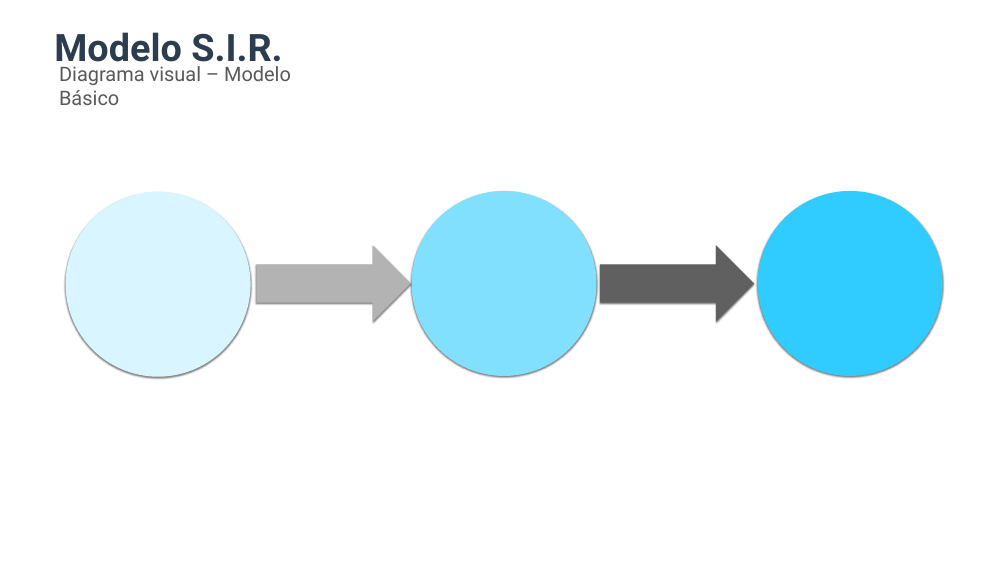
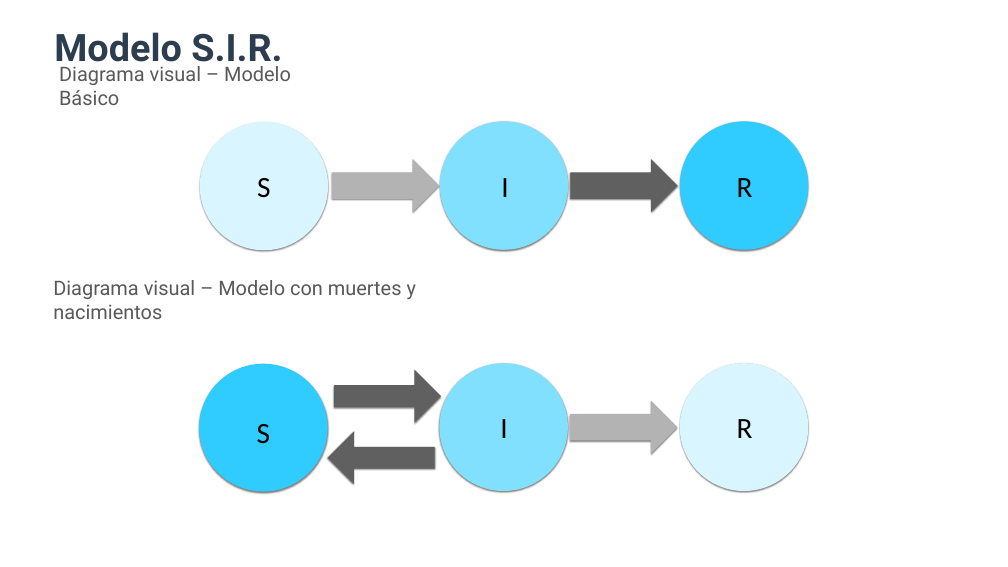
Before and after one commit to fbellidopazos/covidSIRAnalysis, a slide deck: slide 5 of PowerPoint/Presetacion - copia.pptx. Drawn at 1008x567 pixels with LibreOffice and Linux fonts; fonts in the diff are those of the drawing. Boxes give left, top, right and bottom in pixels: in the first picture for what was removed or moved away, otherwise in the second. Text is boxed around its words. In the diff, an @@ line names an element or a change of style, - is before the commit and + after.

```diff
--- a/PowerPoint/Presetacion - copia.pptx
+++ b/PowerPoint/Presetacion - copia.pptx
@@ ellipse: place and size @@
-ellipse at [66,192,251,376]
+ellipse at [200,122,328,251]
@@ ellipse: place and size @@
-ellipse at [412,191,596,376]
+ellipse at [440,121,568,250]
@@ ellipse: place and size @@
-ellipse at [757,191,942,376]
+ellipse at [680,121,808,250]
@@ text added at [257,178,270,198], 56 pt, text #000000 @@
+S
@@ right arrow: place and size @@
-right arrow at [256,245,410,322]
+right arrow at [332,159,439,212]
@@ text added at [501,178,508,197], 56 pt, text #000000 @@
+I
@@ right arrow: place and size @@
-right arrow at [600,245,754,322]
+right arrow at [570,159,677,212]
@@ text added at [737,178,753,197], 56 pt, text #000000 @@
+R
@@ text added at [53,280,416,319], 38 pt, text #595959 @@
+Diagrama visual – Modelo con muertes y nacimientos
@@ group added at [199,363,808,491]: 3 ellipses, 1 right arrow @@
@@ right arrow added at [334,370,441,423], fill #606060 @@
@@ text added at [500,419,507,438], 56 pt, text #000000 @@
+I
@@ text added at [737,419,753,438], 56 pt, text #000000 @@
+R
@@ text added at [257,424,270,444], 56 pt, text #000000 @@
+S
@@ right arrow added at [328,431,435,484], fill #606060 @@
```
Also in this commit, not shown: 4 other slides changed, 6 slides added, 13 slides removed, 21 other files.
